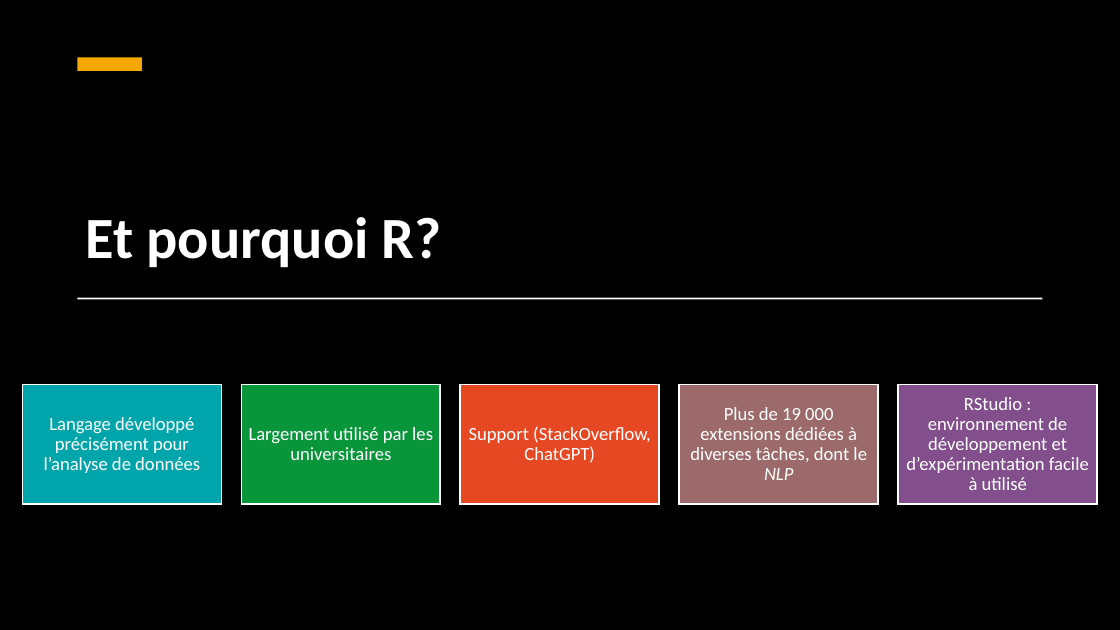
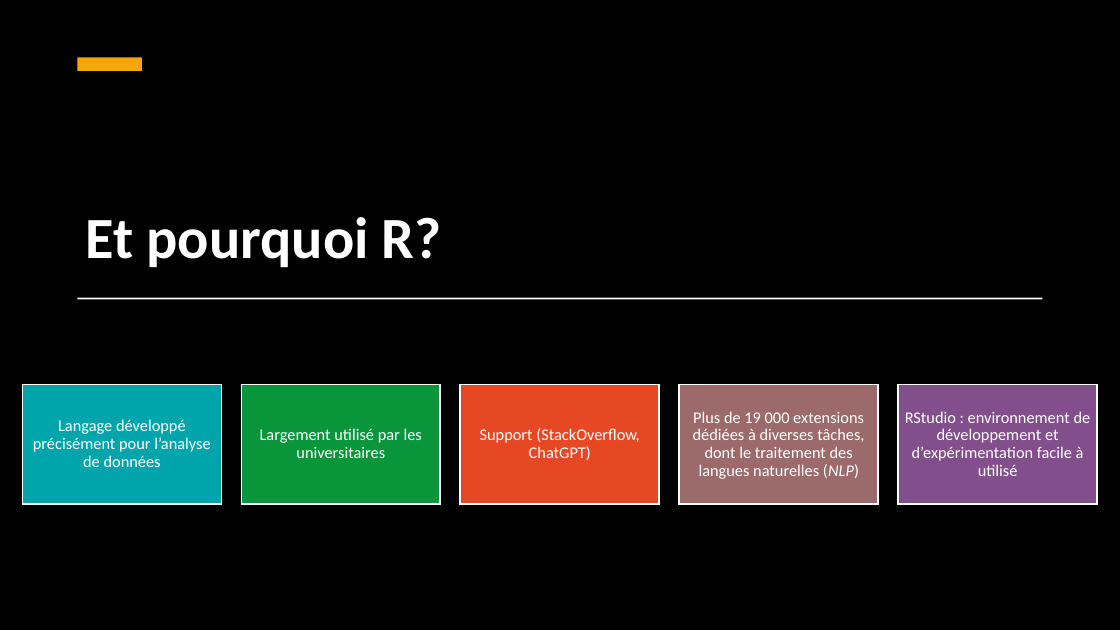
Before and after one commit to pbriss7/20230223_PB_atelier_ladirec_exploration_textes_R, a slide deck: slide 10 of Introduction_EDA_R.pptx (slide 9 before the commit). Drawn at 1120x630 pixels with LibreOffice and Linux fonts; fonts in the diff are those of the drawing. Boxes give left, top, right and bottom in pixels: in the first picture for what was removed or moved away, otherwise in the second. Text is boxed around its words. In the diff, an @@ line names an element or a change of style, - is before the commit and + after.

```diff
--- a/Introduction_EDA_R.pptx
+++ b/Introduction_EDA_R.pptx
@@ size 16 to 14 pt in 4 elements at bbox=[33, 419, 210, 467], bbox=[260, 428, 422, 458], bbox=[480, 428, 639, 460], bbox=[905, 411, 1091, 476] @@
@@ text at bbox=[693, 411, 864, 479]: text changed; size 16 to 14 pt @@
-Plus de 19 000 extensions dédiées à diverses tâches, dont le NLP
+Plus de 19 000 extensions dédiées à diverses tâches, dont le traitement des langues naturelles (NLP)
```
Also in this commit, not shown: 2 other slides changed, 1 slide added, 1 other file.
